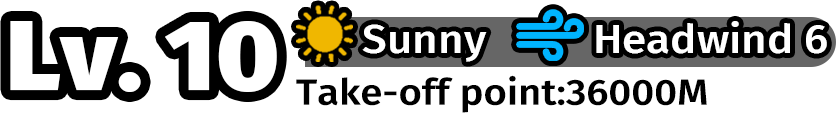
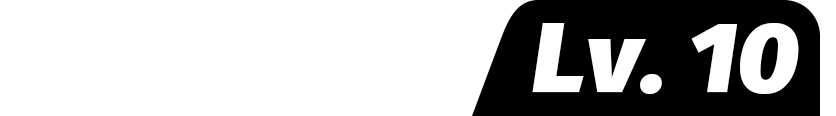
Before/after of a 836px x 116px layered artwork. What changed in the layer stack:
added group "组 3" (1st of 2) with 10 layers above "组 3" over [left=296, top=0, right=836, bottom=116]
added layer "Lv. 10" (1st of 2, in "组 3") in group "组 3" over [left=532, top=23, right=799, bottom=94]
added layer "矩形 2" in group "组 3" over [left=472, top=0, right=820, bottom=116]
hid group "组 3" (2nd of 2) (9 layers) over [left=10, top=5, right=836, bottom=113]
